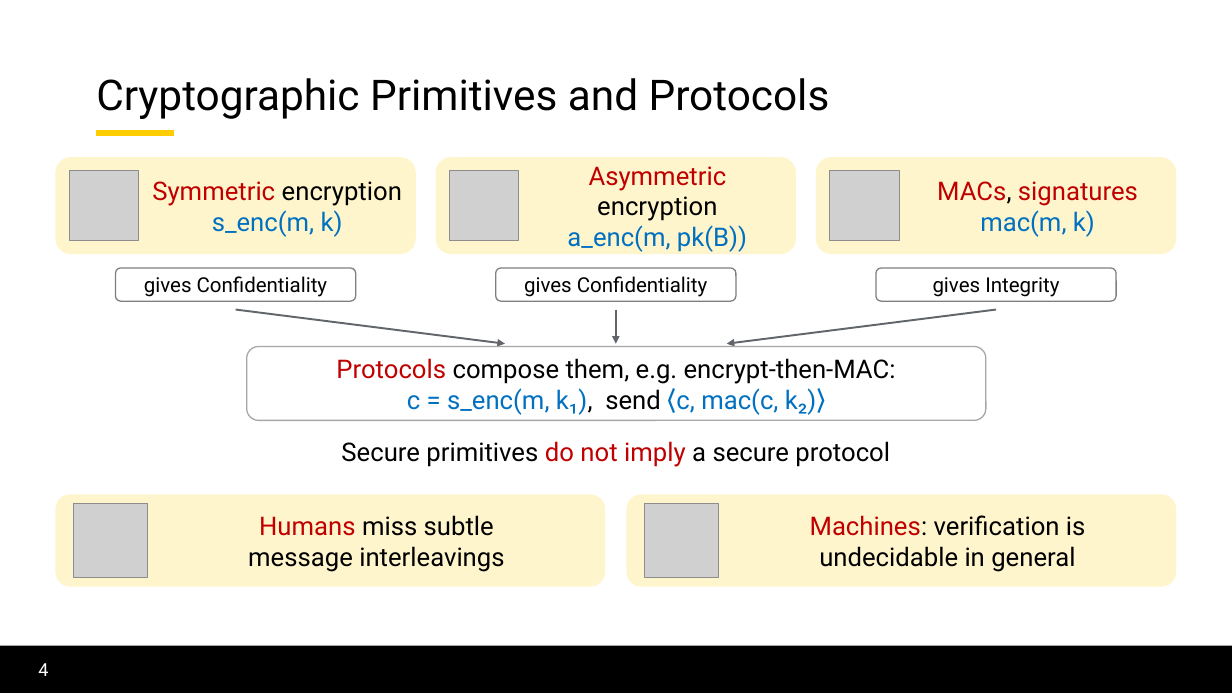
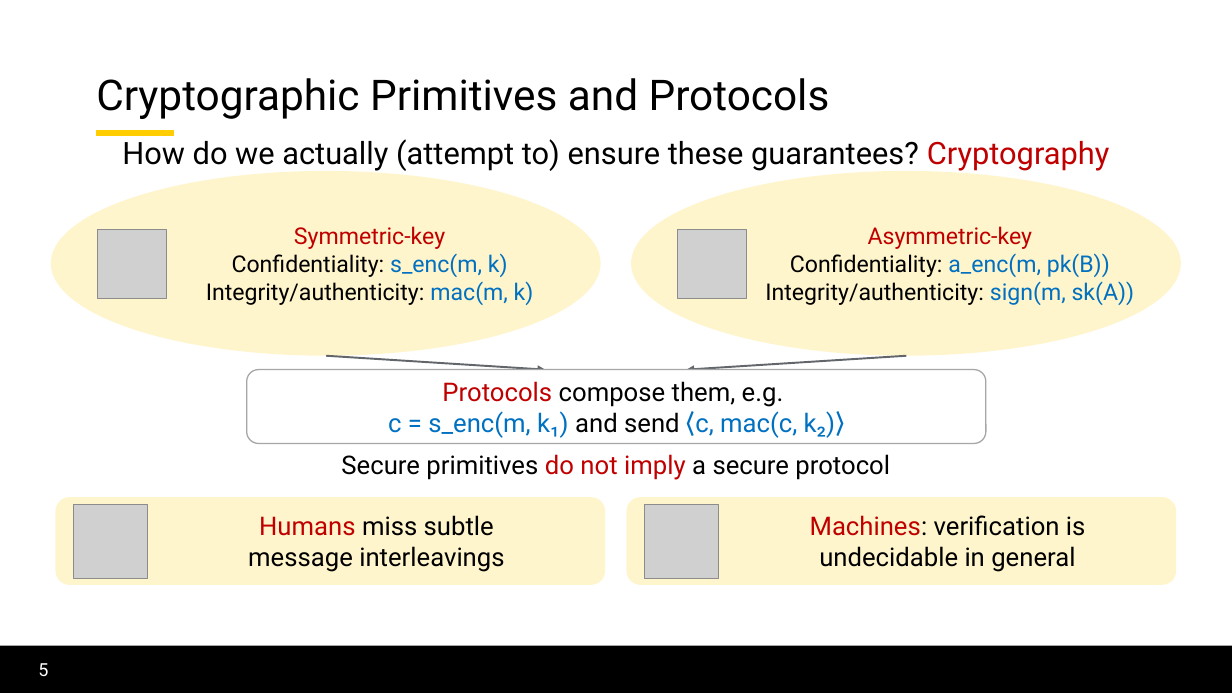
Before and after one commit to lorchrob/thesis_proposal_slides, a slide deck: slide 5 of slides.pptx (slide 4 before the commit). Drawn at 1232x693 pixels with LibreOffice and Linux fonts; fonts in the diff are those of the drawing; grey boxes stand for pictures; background and template pictures are left out. Boxes give left, top, right and bottom in pixels: in the first picture for what was removed or moved away, otherwise in the second. Text is boxed around its words. In the diff, an @@ line names an element or a change of style, - is before the commit and + after.

Commit message:
Work on slides

```diff
--- a/slides.pptx
+++ b/slides.pptx
@@ text added at [122, 139, 1110, 172], 24 pt, text #000000 @@
+How do we actually (attempt to) ensure these guarantees? Cryptography
@@ ellipse added at [51, 171, 601, 356], fill #FFF5CC, 18 pt, text #000000 @@
+Symmetric-key
+Confidentiality: s_enc(m, k)
+Integrity/authenticity: mac(m, k)
@@ rounded rectangle removed at [55, 157, 416, 254] @@
-Symmetric encryption
-s_enc(m, k)
@@ ellipse "Asymmetric-key": place and size @@
-ellipse "Asymmetric-key" at [435, 157, 796, 254]
+ellipse "Asymmetric-key" at [631, 171, 1181, 356]
@@ ellipse "Asymmetric-key" at [631, 171, 1181, 356]: rounded rectangle to ellipse @@
@@ rounded rectangle removed at [816, 157, 1177, 254] @@
-MACs, signatures
-mac(m, k)
@@ picture removed at [830, 171, 899, 240] @@
@@ picture: place and size @@
-picture at [69, 171, 139, 240]
+picture at [97, 229, 166, 299]
@@ picture: place and size @@
-picture at [450, 171, 519, 240]
+picture at [677, 229, 747, 299]
@@ text in ellipse at [765, 226, 1135, 305]: text changed; size 20 to 18 pt; text colour #0070C0 to #000000 @@
-Asymmetric encryption
-a_enc(m, pk(B))
+Asymmetric-key
+Confidentiality: a_enc(m, pk(B))
+Integrity/authenticity: sign(m, sk(A))
@@ rounded rectangle removed at [116, 268, 356, 301] @@
-gives Confidentiality
@@ rounded rectangle removed at [496, 268, 737, 301] @@
-gives Confidentiality
@@ rounded rectangle removed at [876, 268, 1116, 301] @@
-gives Integrity
@@ arrow removed from (616, 310) to (616, 344) @@
@@ arrow moved from (236, 310) - (505, 344) to (326, 356) - (545, 370) @@
@@ arrow moved from (996, 310) - (727, 344) to (907, 356) - (687, 370) @@
@@ rounded rectangle "Protocols compose them, e.g.": place and size @@
-rounded rectangle "Protocols compose them, e.g." at [247, 347, 986, 421]
+rounded rectangle "Protocols compose them, e.g." at [247, 370, 986, 444]
@@ text in rounded rectangle at [388, 381, 844, 438]: text changed; text colour #000000 to #0070C0 @@
-Protocols compose them, e.g. encrypt-then-MAC:
-c = s_enc(m, k₁), send ⟨c, mac(c, k₂)⟩
+Protocols compose them, e.g.
+c = s_enc(m, k₁) and send ⟨c, mac(c, k₂)⟩
@@ text "Secure primitives do not imply ...": place and size @@
-text "Secure primitives do not imply ..." at [341, 441, 890, 467]
+text "Secure primitives do not imply ..." at [341, 454, 890, 480]
@@ page number at [38, 663, 48, 676]: text changed @@
-4
+5
```
Also in this commit, not shown: 46 other slides changed, 14 slides added, 17 slides removed.
